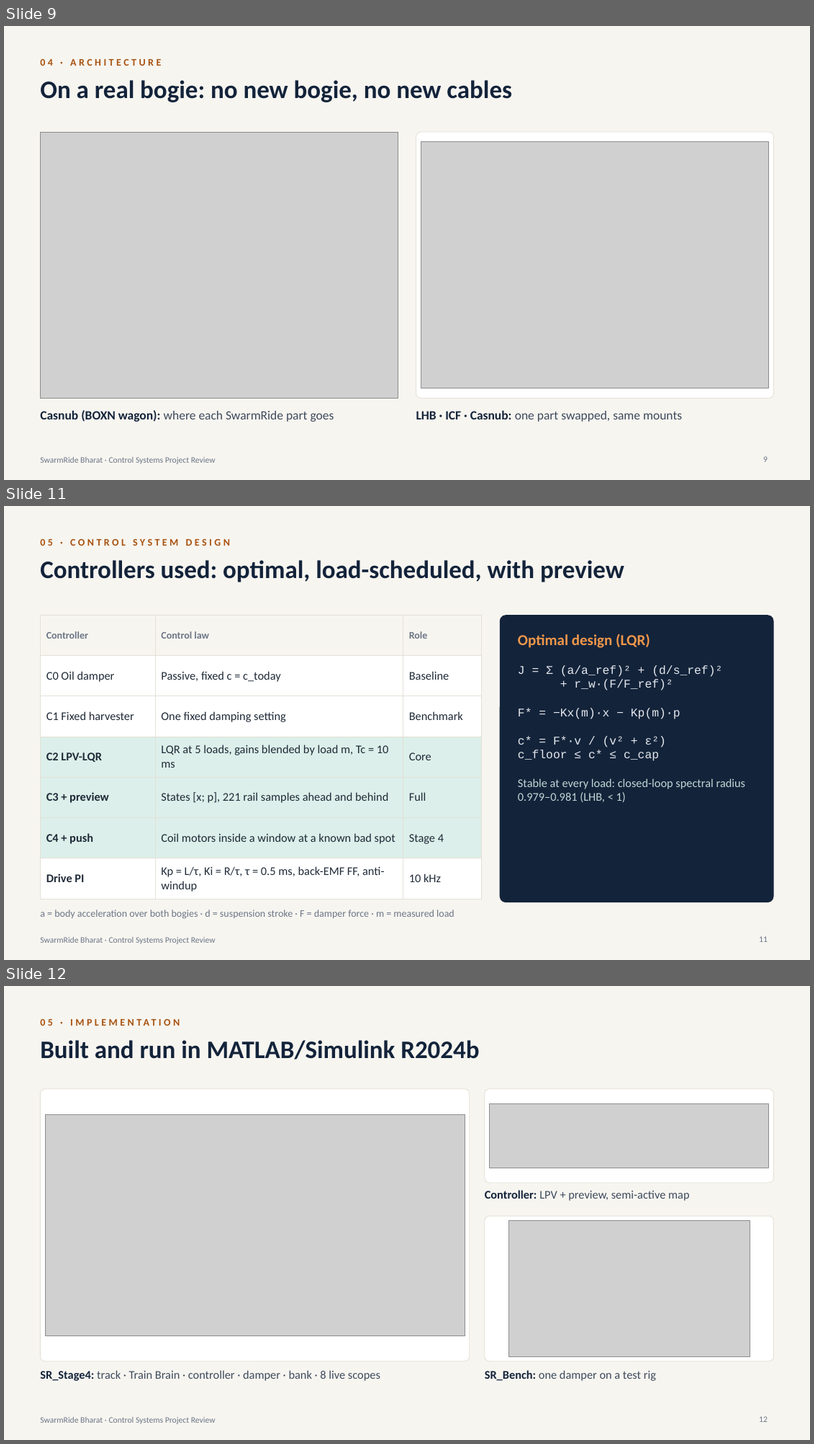
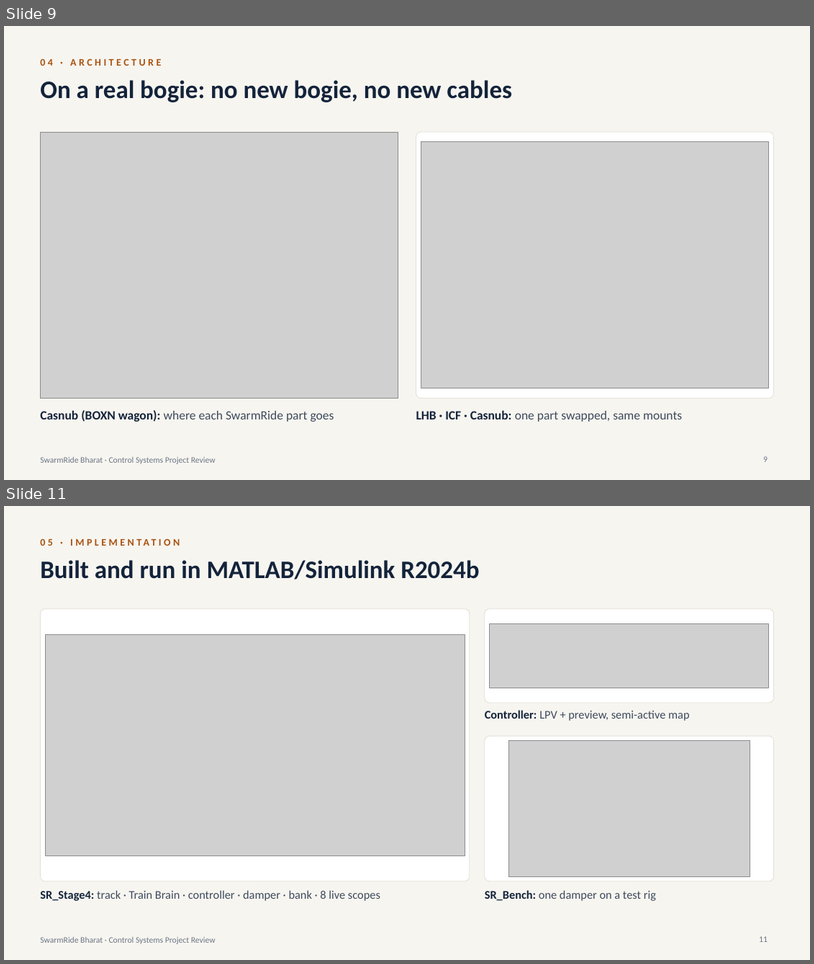
Before and after one commit to Sangeeth0301/SwarmRide-Bharat, a slide deck: presentation/SwarmRide_Bharat_Project_Review.pptx. Shown one above the other, each under a label of ours: slides 9, 11 and 12 before the commit, slides 9 and 11 after it; the slides between them are not shown. The pictures are 814x1444 and 814x964 pixels, drawn with LibreOffice and Linux fonts; fonts in the diff are those of the drawing; grey boxes stand for pictures. Boxes give left, top, right and bottom in pixels: in the first picture for what was removed or moved away, otherwise in the second. Text is boxed around its words. In the diff, an @@ line names an element or a change of style, - is before the commit and + after.

```diff
--- a/presentation/SwarmRide_Bharat_Project_Review.pptx
+++ b/presentation/SwarmRide_Bharat_Project_Review.pptx
@@ slide 11 removed at (4,506,810,960), background #F7F5F0; not listed: 1 template element that a slide beside it also shows @@
@@ text removed at (40,539,230,546) @@
-05 · CONTROL SYSTEM DESIGN
@@ title removed at (40,560,625,582) @@
-Controllers used: optimal, load-scheduled, with preview
@@ table removed at (40,615,482,894), 7 rows, 3 columns @@
-Controller | Control law | Role
-C0 Oil damper | Passive, fixed c = c_today | Baseline
-C1 Fixed harvester | One fixed damping setting | Benchmark
-C2 LPV-LQR | LQR at 5 loads, gains blended by load m, Tc = 10 ms | Core
-C3 + preview | States [x; p], 221 rail samples ahead and behind | Full
-C4 + push | Coil motors inside a window at a known bad spot | Stage 4
-Drive PI | Kp = L/τ, Ki = R/τ, τ = 0.5 ms, back-EMF FF, anti-windup | 10 kHz
@@ rounded rectangle removed at (500,615,774,902) @@
@@ text removed at (518,633,746,802) @@
-Optimal design (LQR)
-J = Σ (a/a_ref)² + (d/s_ref)²
-+ r_w·(F/F_ref)²
-F* = −Kx(m)·x − Kp(m)·p
-c* = F*·v / (v² + ε²)
-c_floor ≤ c* ≤ c_cap
-Stable at every load: closed-loop spectral radius 0.979–0.981 (LHB, < 1)
@@ text removed at (40,909,455,919) @@
-a = body acceleration over both bogies · d = suspension stroke · F = damper force · m = measured load
@@ page number removed at (759,936,768,942) @@
-11
@@ what was slide 12 is now slide 11 @@
```
Also in this commit, not shown: 4 slides changed, 1 slide added, 1 other slide removed.
